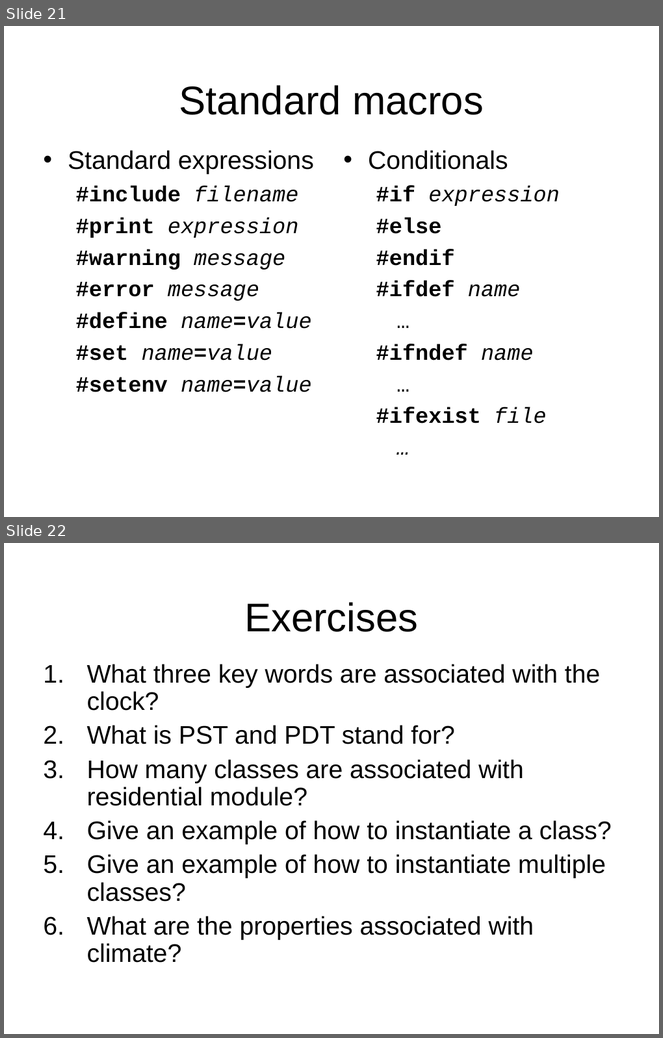
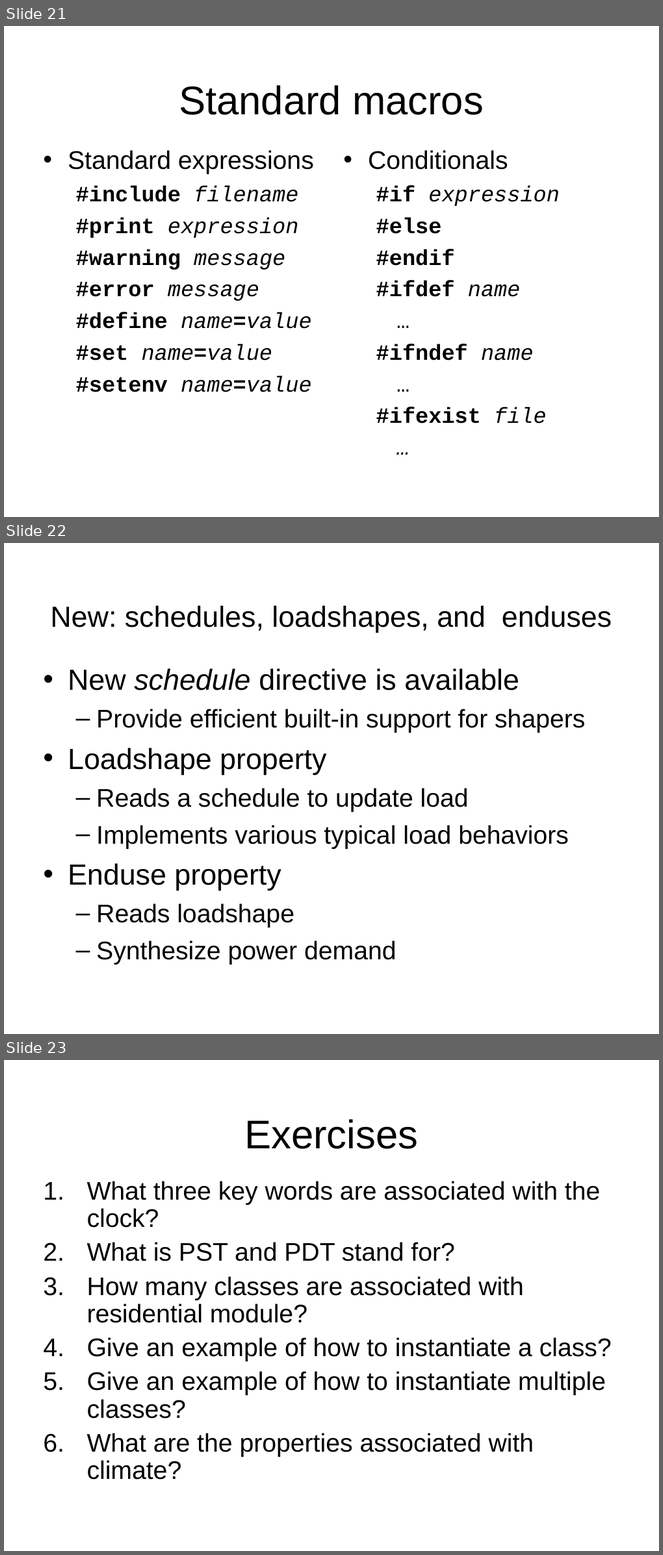
Before and after one commit to gridlab-d/course, a slide deck: 1.5 - Modeling language basics.pps. Shown one above the other, each under a label of ours: slides 21 and 22 before the commit, slides 21, 22 and 23 after it. The pictures are 663x1038 and 663x1555 pixels, drawn with LibreOffice and Linux fonts; fonts in the diff are those of the drawing; background and template pictures are left out. Boxes give left, top, right and bottom in pixels: in the first picture for what was removed or moved away, otherwise in the second. Text is boxed around its words. In the diff, an @@ line names an element or a change of style, - is before the commit and + after.

Commit message:
Added brief info about schedule, loadshapes, and enduses.

```diff
--- a/1.5 - Modeling language basics.pps
+++ b/1.5 - Modeling language basics.pps
@@ slide 22 added at (x1=4, y1=543, x2=659, y2=1034), background picture (left out) @@
@@ title added at (x1=50, y1=605, x2=612, y2=633), 32 pt, text #000000 @@
+New: schedules, loadshapes, and enduses
@@ text added at (x1=68, y1=668, x2=585, y2=965), 28 pt, text #000000 @@
+• New schedule directive is available
+  – Provide efficient built-in support for shapers
+• Loadshape property
+  – Reads a schedule to update load
+  – Implements various typical load behaviors
+• Enduse property
+  – Reads loadshape
+  – Synthesize power demand
@@ what was slide 22 is now slide 23 @@
```
